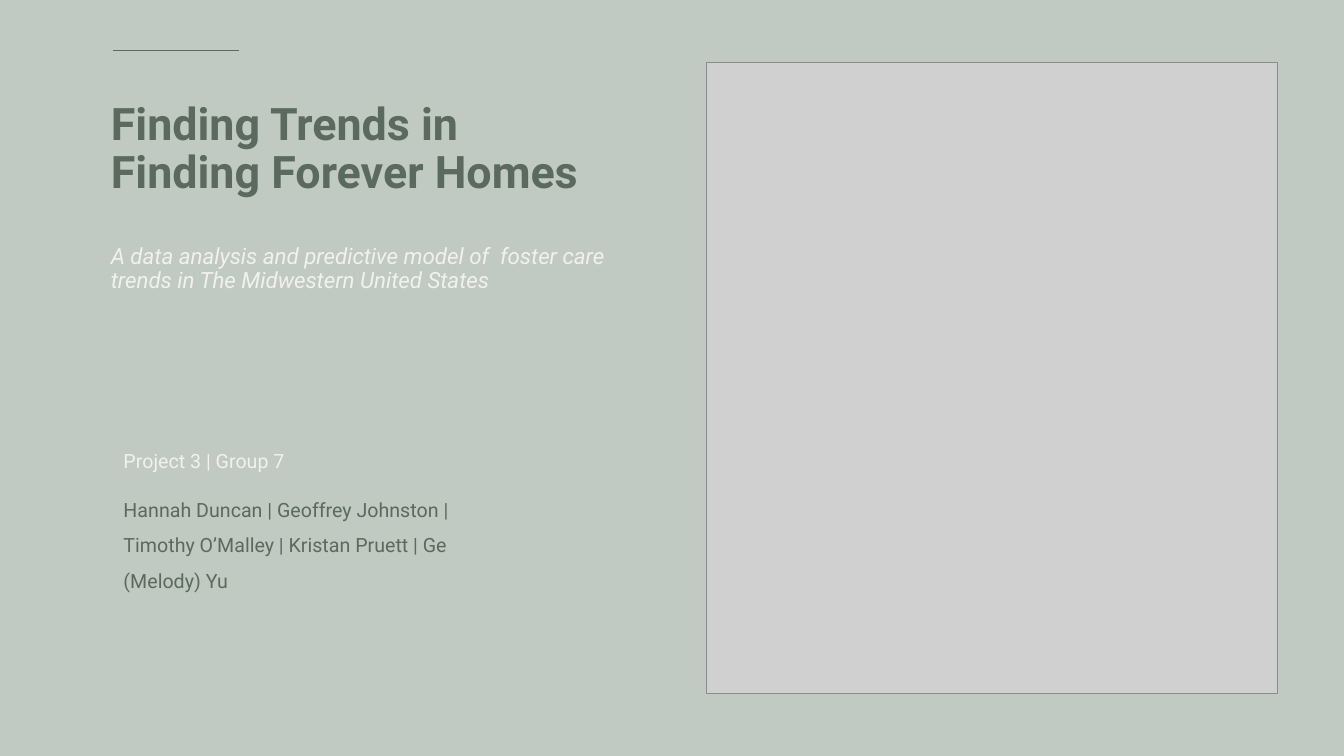
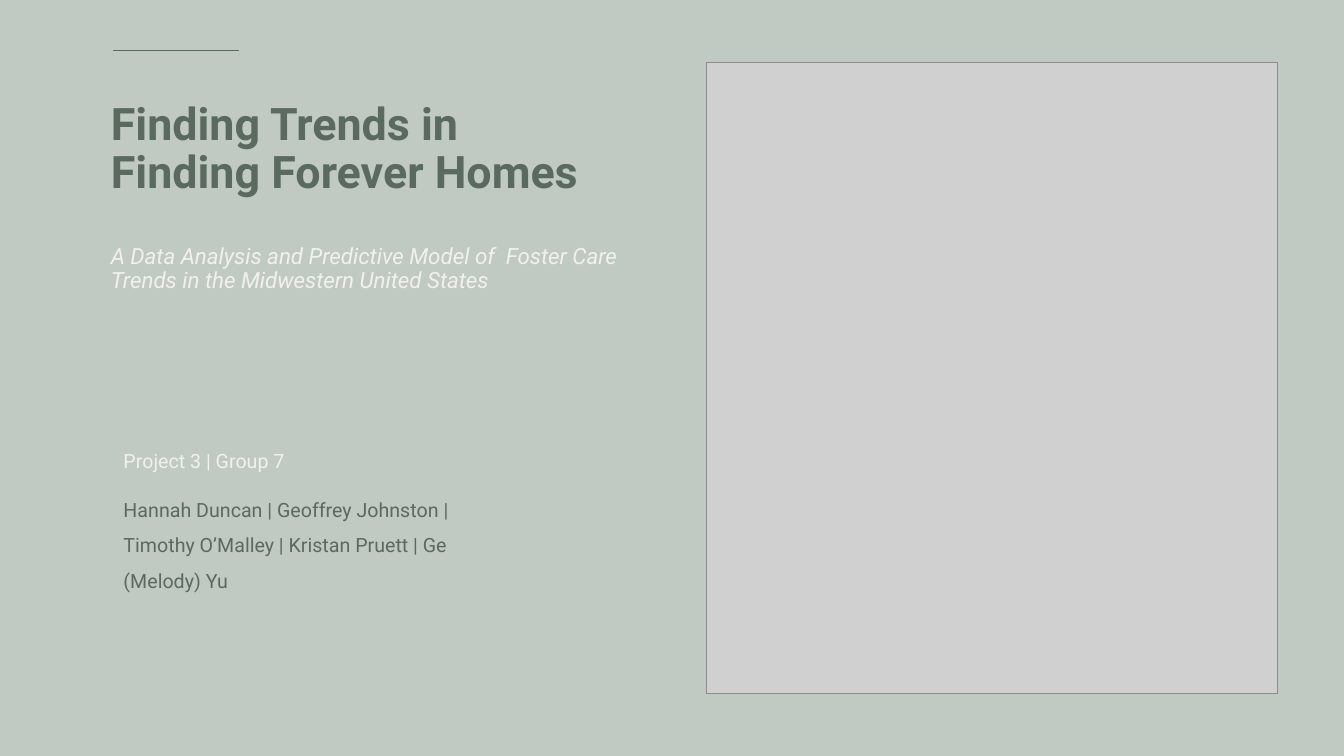
Before and after one commit to gemelodyyu/Trends-in-Foster-Care-and-Adoption, a slide deck: slide 1 of Power Point/Project 3-Trends in Foster Care-FINAL.pptx. Drawn at 1344x756 pixels with LibreOffice and Linux fonts; fonts in the diff are those of the drawing; grey boxes stand for pictures. Boxes give left, top, right and bottom in pixels: in the first picture for what was removed or moved away, otherwise in the second. Text is boxed around its words. In the diff, an @@ line names an element or a change of style, - is before the commit and + after.

```diff
--- a/Power Point/Project 3-Trends in Foster Care-FINAL.pptx
+++ b/Power Point/Project 3-Trends in Foster Care-FINAL.pptx
@@ title at [111, 106, 616, 288]: text changed @@
-Finding Trends in
-Finding Forever Homes
-A data analysis and predictive model of foster care
-trends in The Midwestern United States
+Finding Trends in
+Finding Forever Homes
+A Data Analysis and Predictive Model of Foster Care
+Trends in the Midwestern United States
```
Also in this commit, not shown: 2 other slides changed.
